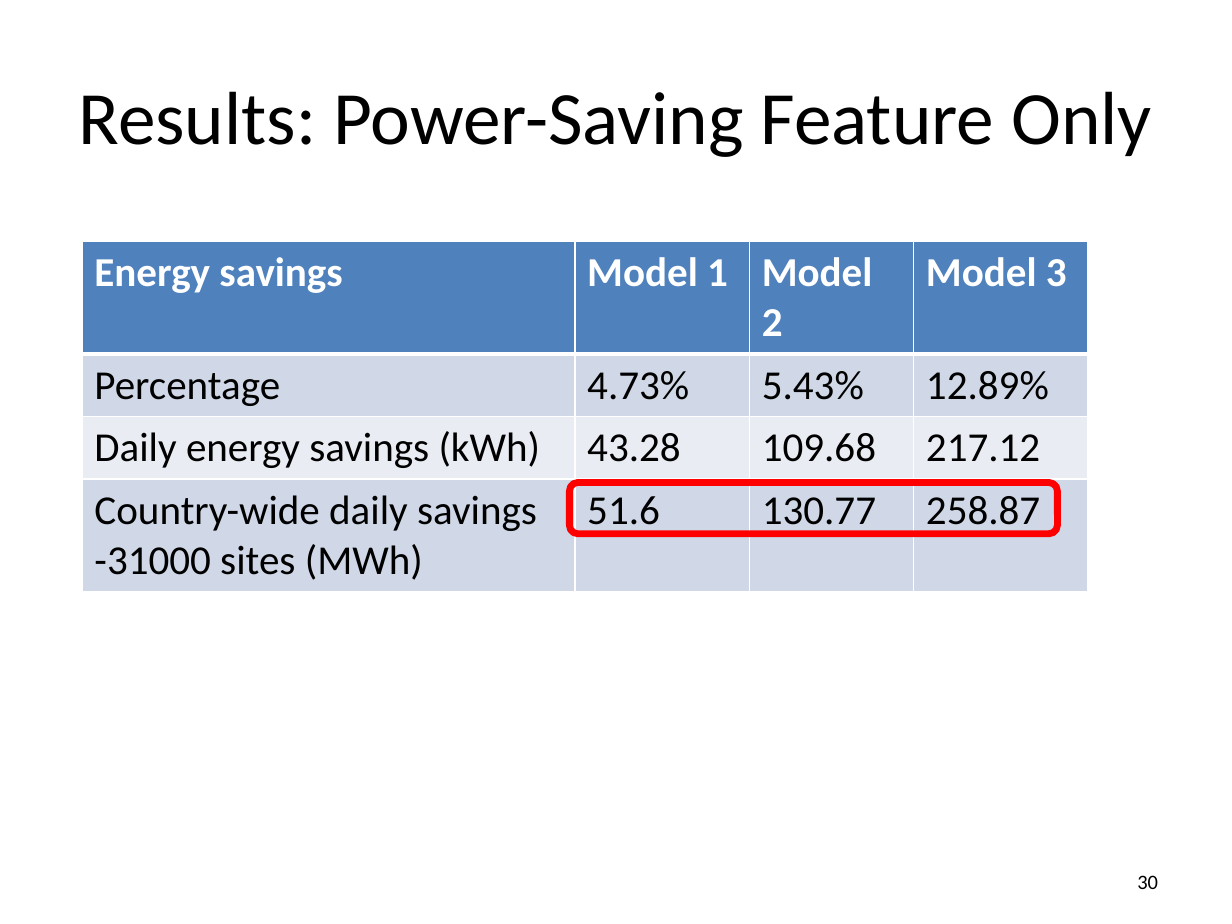
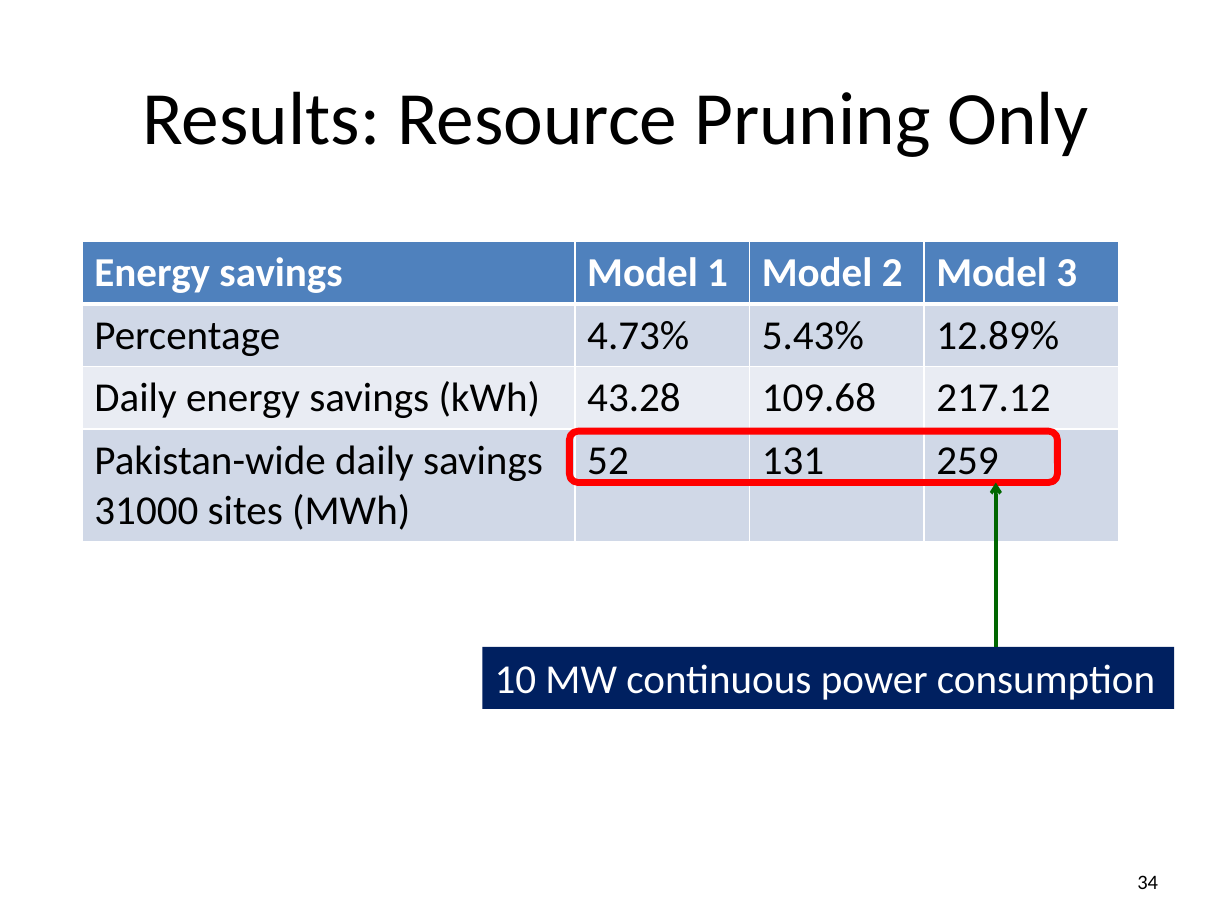
Before and after one commit to msaqib/Dissertation, a slide deck: slide 34 of RED-BLv8b.pptx (slide 30 before the commit). Drawn at 1232x924 pixels with LibreOffice and Linux fonts; fonts in the diff are those of the drawing. Boxes give left, top, right and bottom in pixels: in the first picture for what was removed or moved away, otherwise in the second. Text is boxed around its words. In the diff, an @@ line names an element or a change of style, - is before the commit and + after.

```diff
--- a/RED-BLv8b.pptx
+++ b/RED-BLv8b.pptx
@@ title at bbox=[142, 91, 1089, 157]: text changed @@
-Results: Power-Saving Feature Only
+Results: Resource Pruning Only
@@ table at bbox=[83, 241, 1120, 537] @@
-row 4: Country-wide daily savings -31000 sites (MWh) | 51.6 | 130.77 | 258.87
+row 4: Pakistan-wide daily savings 31000 sites (MWh) | 52 | 131 | 259
@@ table: place and size @@
-table at bbox=[83, 241, 1089, 586]
+table at bbox=[83, 241, 1120, 537]
@@ rounded rectangle: place and size @@
-rounded rectangle at bbox=[569, 483, 1057, 535]
+rounded rectangle at bbox=[569, 431, 1057, 483]
@@ arrow added from (995, 647) to (995, 483), #006600 2 pt @@
@@ rectangle added at bbox=[483, 647, 1174, 708], fill #002060, 24 pt, text #FFFFFF @@
+10 MW continuous power consumption
@@ page number at bbox=[1137, 875, 1158, 889]: text changed @@
-30
+34
```
Also in this commit, not shown: 32 other slides changed, 7 slides added, 2 slides removed, 32 other files.
